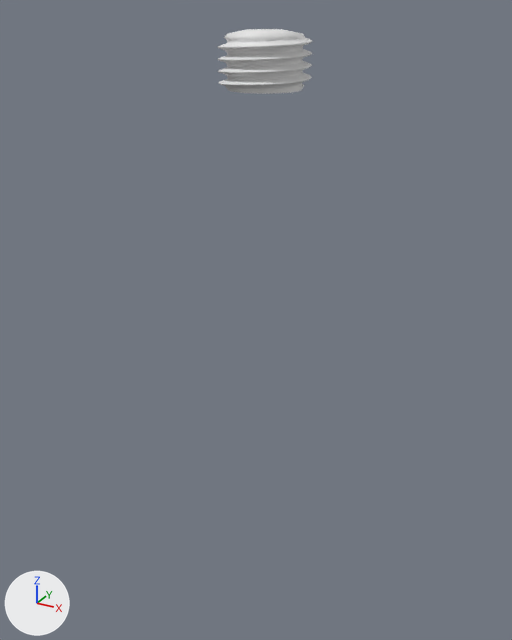
Before and after pictures for a commit that changed the Blender file Homework2/bottle/bottle.blend.
The view is the same before and after, from a 50 mm camera at (9.48, -17.73, 2.21) aimed at (-0.21, -0.11, -6.61). The axes (+X, +Y, +Z) are drawn at lower left. The lights are the same throughout.
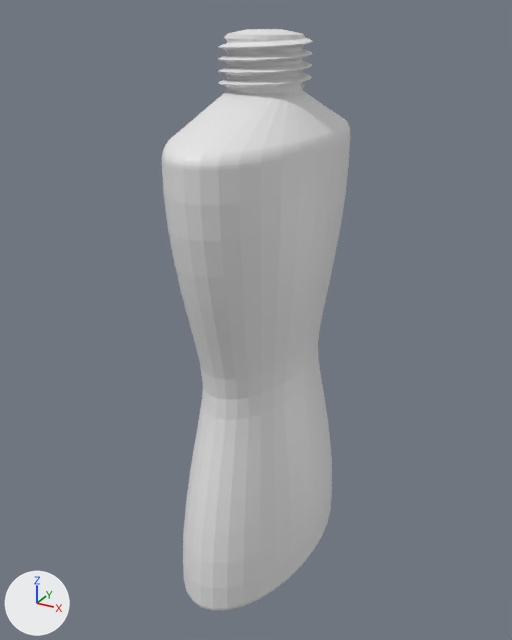
The edits, one by one:
me_plane_004 is used by ob_plane; location (0.0, 0.0, 0.0).
me_plane_004 had 1067 vertices, 1107 faces and spanned x -1.26..1.26, y -1.26..1.26, z 0.2..1.7.
me_plane_004 now has 1925 vertices, 1966 faces and spans x -2.0..2.0, y -4.0..4.0, z -14.96..1.7.
me_plane_004 part 1: 6 vertices removed from x -1.02..0.83, y -1.0..1.22, z 0.3..1.5; 864 vertices added at x -2.0..2.0, y -4.0..4.0, z -14.96..-0.8.
me_plane_004 part 2: 1081 kept faces spanning x -1.26..1.26, y -1.26..1.26, z 0.2..1.7 are now shaded flat.

Where the change shows, as pixel boxes (x1, y1, x2, y2) in the pictures (512 x 640 px):
'Plane', reshaped (97% wider, 783% taller)
    before: (218, 29, 313, 94)
    after: (162, 29, 350, 611)
part 1 of me_plane_004, built on
    before: (240, 35, 285, 93)
    after: (162, 90, 350, 611)
part 2 of me_plane_004, shading changed
    both: (219, 31, 313, 94)
